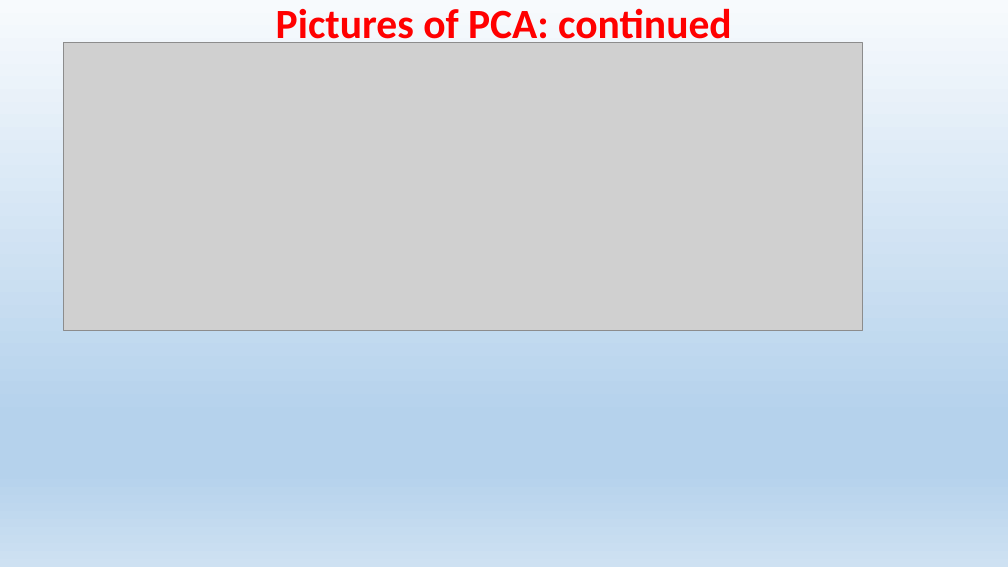
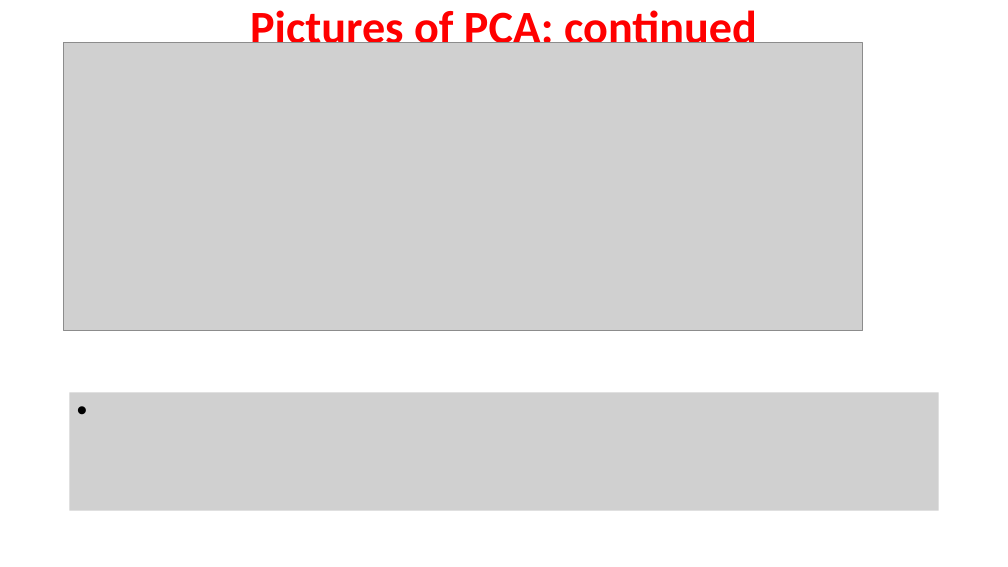
Before and after one commit to awkweb/DS502, a slide deck: slide 8 of lectures/05_Ch6.3&4Dimension Redu. F16.pptx. Drawn at 1008x567 pixels with LibreOffice and Linux fonts; fonts in the diff are those of the drawing; grey boxes stand for pictures. Boxes give left, top, right and bottom in pixels: in the first picture for what was removed or moved away, otherwise in the second. Text is boxed around its words. In the diff, an @@ line names an element or a change of style, - is before the commit and + after.

```diff
--- a/lectures/05_Ch6.3&4Dimension Redu. F16.pptx
+++ b/lectures/05_Ch6.3&4Dimension Redu. F16.pptx
@@ background gradient #F7FAFD to #B5D2EC to #CEE1F2 to #FFFFFF @@
@@ text "Pictures of PCA: continued" at (250, 4, 757, 54): size 39.6 to 44 pt; line spacing 0.9 to 1 @@
@@ picture added at (70, 392, 939, 510) @@
```
Also in this commit, not shown: 65 other slides changed, 2 slides added, 2 slides removed, 10 other files.
